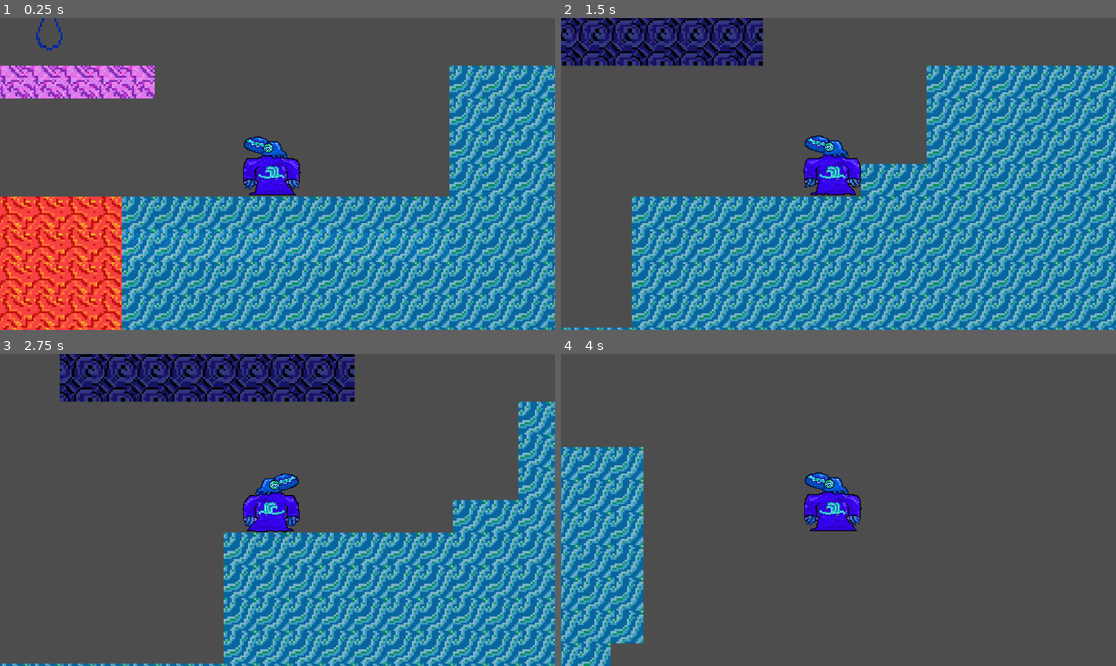
Above: before the commit, frames 1-4 (two rows, left to right).
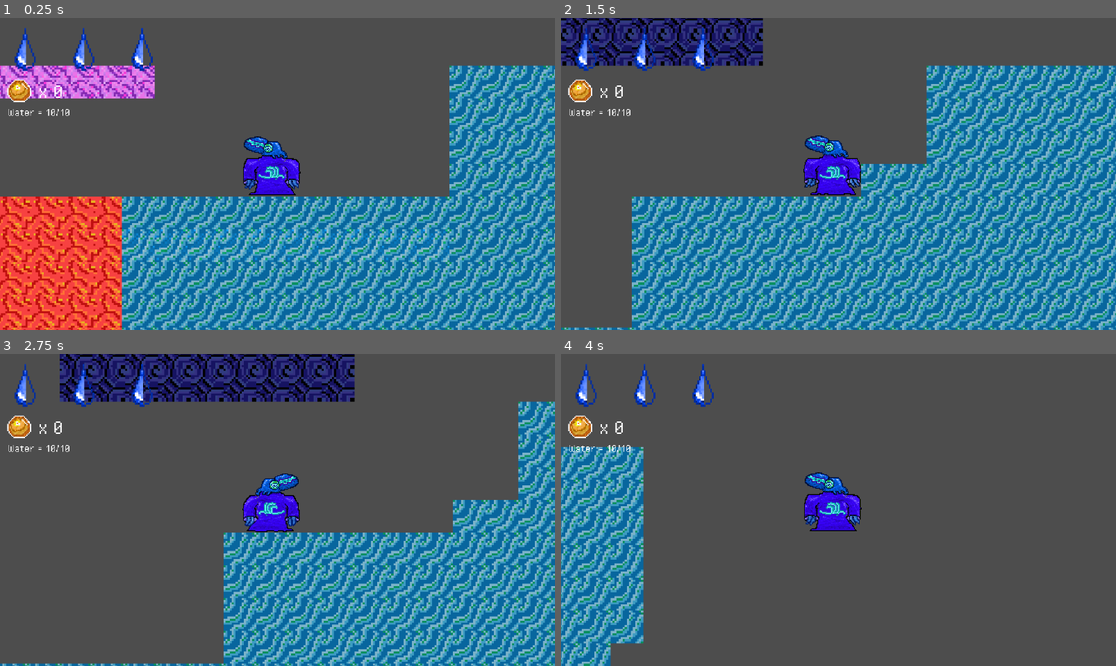
Above: after the commit, the same moments.

Repository: Remmifications/the-call-of-the-ocean
Game: Godot game, scene res://game.tscn
Same seed, same stepped clock (60 frames per second), same inputs: the game is played once before the commit and once after it.
Inputs:
- Up to frame 1 (0.25 s): no input
- Up to frame 2 (1.5 s): hold D (move_right) from 0.53 s (still down); tap W (jump) at 0.77 s
- Up to frame 3 (2.75 s): tap W (jump) at 1.52 s; release D (move_right) at 2.03 s; hold A (move_left) from 2.03 s (still down)
- Up to frame 4 (4 s): release A (move_left) at 2.78 s; hold D (move_right) from 2.78 s (still down); tap W (jump) at 3.02, 3.77 s

The runs differ from the first frame. In frame 1, 1.2% of the frame differs, in the area x 1-28%, y 0-32%; in frame 2, 1.0%; in frame 3, 1.0%; in frame 4, 1.1%.

Commit message:
Updated HUD and having issue with heart containers

Diff:
--- /dev/null
+++ b/canvas_layer.gd
@@ -0,0 +1,10 @@
+extends CanvasLayer
+
+@onready var ammo: Label = $ammo
+@onready var money: Label = $money
+@onready var player: CharacterBody2D = $"../Player"
+
+
+# Called every frame. 'delta' is the elapsed time since the previous frame.
+func _process(_delta: float) -> void:
+	ammo.text = "Water = " + str(player.water) + "/" + str(player.max_water)
--- a/game.tscn
+++ b/game.tscn
@@ -1,10 +1,13 @@
-[gd_scene load_steps=8 format=4 uid="uid://bmgbuqw0r4tye"]
+[gd_scene load_steps=11 format=4 uid="uid://bmgbuqw0r4tye"]
 
 [ext_resource type="Script" uid="uid://mfk1k213f77l" path="res://scripts/game.gd" id="1_7jktm"]
 [ext_resource type="PackedScene" uid="uid://cc5yuvcx4d3qv" path="res://player.tscn" id="1_e2o6t"]
 [ext_resource type="Texture2D" uid="uid://xvq6jtbssxyj" path="res://sprites/TileSpritesheet.png" id="2_feb5d"]
 [ext_resource type="PackedScene" uid="uid://curuqaunpqp8k" path="res://egg.tscn" id="4_fc0e3"]
 [ext_resource type="PackedScene" uid="uid://o6nl1jn0jxk7" path="res://healthbar.tscn" id="5_7jktm"]
+[ext_resource type="Script" uid="uid://dfkricpljkwt3" path="res://canvas_layer.gd" id="5_j5wjh"]
+[ext_resource type="Texture2D" uid="uid://dt2l7sxhg7fox" path="res://sprites/Eggcoin.png" id="6_eow3j"]
+[ext_resource type="FontFile" uid="uid://vvm7gysc4018" path="res://sprites/PixelOperator.ttf" id="7_j5wjh"]
 
 [sub_resource type="TileSetAtlasSource" id="TileSetAtlasSource_fc0e3"]
 texture = ExtResource("2_feb5d")
@@ -48,8 +51,33 @@
 [node name="egg" parent="." instance=ExtResource("4_fc0e3")]
 position = Vector2(519, 210)
 
-[node name="healthbar" parent="." instance=ExtResource("5_7jktm")]
-offset_left = 377.0
-offset_top = 235.0
-offset_right = 481.0
-offset_bottom = 275.0
+[node name="CanvasLayer" type="CanvasLayer" parent="."]
+script = ExtResource("5_j5wjh")
+
+[node name="healthbar" parent="CanvasLayer" instance=ExtResource("5_7jktm")]
+offset_right = 104.0
+scale = Vector2(3.3707733, 3.3707733)
+
+[node name="Sprite2D" type="Sprite2D" parent="CanvasLayer"]
+position = Vector2(40, 150.00002)
+scale = Vector2(2.472681, 2.472681)
+texture = ExtResource("6_eow3j")
+
+[node name="money" type="Label" parent="CanvasLayer"]
+offset_left = 79.0
+offset_top = 129.00002
+offset_right = 119.0
+offset_bottom = 152.00002
+scale = Vector2(2.862804, 2.862804)
+theme_override_fonts/font = ExtResource("7_j5wjh")
+text = "x 0"
+
+[node name="ammo" type="Label" parent="CanvasLayer"]
+offset_left = 15.999998
+offset_top = 183.0
+offset_right = 99.0
+offset_bottom = 206.0
+scale = Vector2(1.5565656, 1.5565656)
+theme_override_fonts/font = ExtResource("7_j5wjh")
+text = "Water = 10/10"
+horizontal_alignment = 2
--- a/project.godot
+++ b/project.godot
@@ -12,7 +12,7 @@
 
 config/name="The Call of the Ocean"
 run/main_scene="uid://bmgbuqw0r4tye"
-config/features=PackedStringArray("4.4", "GL Compatibility")
+config/features=PackedStringArray("4.5", "GL Compatibility")
 config/icon="res://icon.svg"
 
 [display]
--- a/scripts/h_box_container.gd
+++ b/scripts/h_box_container.gd
@@ -1,17 +1,15 @@
 extends HBoxContainer
 
-
-var heart_full = preload("res://sprites/WaterHealth-full.png")
-var heart_empty = preload("res://sprites/WaterHealth-half.png")
-var heart_half = preload("res://sprites/WaterHealth-empty.png")
-
+const WATER_HEALTH_FULL = preload("res://sprites/WaterHealth-full.png")
+const WATER_HEALTH_HALF = preload("res://sprites/WaterHealth-half.png")
+const WATER_HEALTH_EMPTY = preload("res://sprites/WaterHealth-empty.png")
 
 
 func update_health(value):
-	for i in range(get_child_count()):
+	for i in get_child_count():
 		if value > i * 2 + 1:
-			get_child(i).texture = heart_full
+			get_child(i).texture = WATER_HEALTH_FULL
 		if value > i * 2:
-			get_child(i).texture = heart_half
+			get_child(i).texture = WATER_HEALTH_HALF
 		else:
-			get_child(i).texture = heart_empty
+			get_child(i).texture = WATER_HEALTH_EMPTY
--- a/scripts/player.gd
+++ b/scripts/player.gd
@@ -4,9 +4,15 @@
 const SPEED = 300.0
 const JUMP_VELOCITY = -400.0
 @onready var animated_sprite_2d: AnimatedSprite2D = $AnimatedSprite2D
-@onready var healthbar: HBoxContainer = $"../healthbar"
-@onready var max_health := 6
-var health := 6
+@onready var healthbar: HBoxContainer = $"../CanvasLayer/healthbar"
+@export var max_health = 6
+@export var max_water = 10
+@export var money = 0
+var water = 10
+var health = 6
+
+func _ready() -> void:
+	healthbar.update_health(0)
 
 
 func _physics_process(delta: float) -> void:
Not shown, added: canvas_layer.gd.uid
Binary file added: sprites/PixelOperator.ttf
Not shown, added: sprites/PixelOperator.ttf.import
